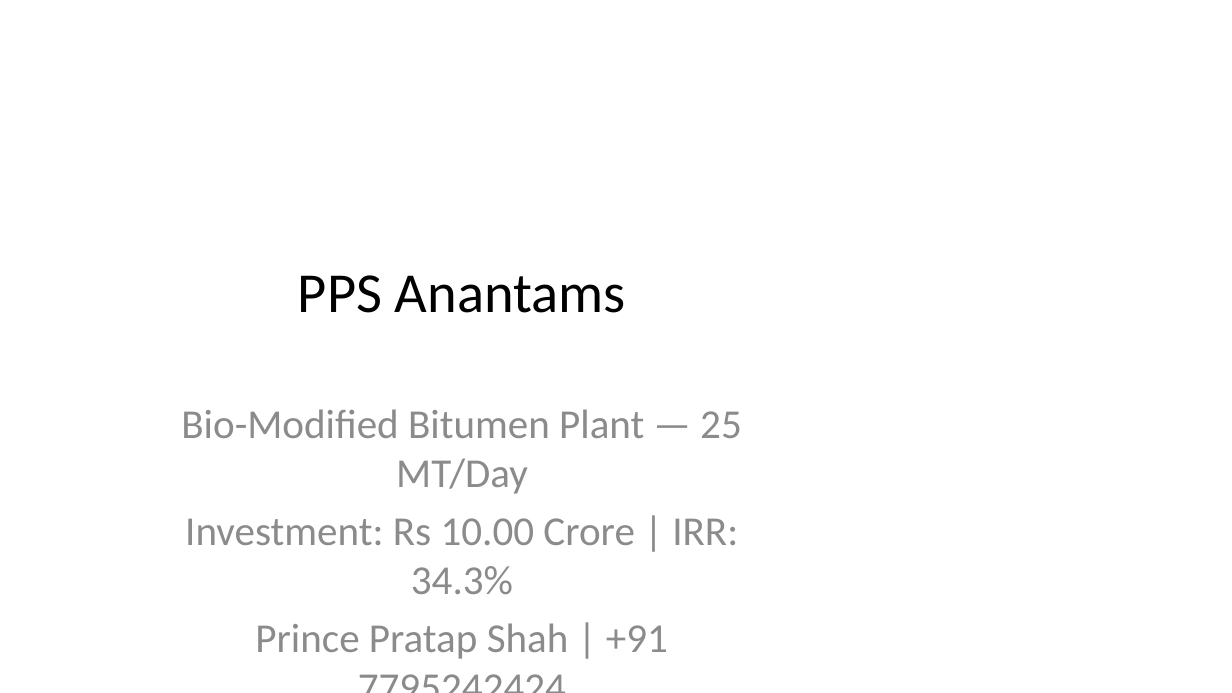
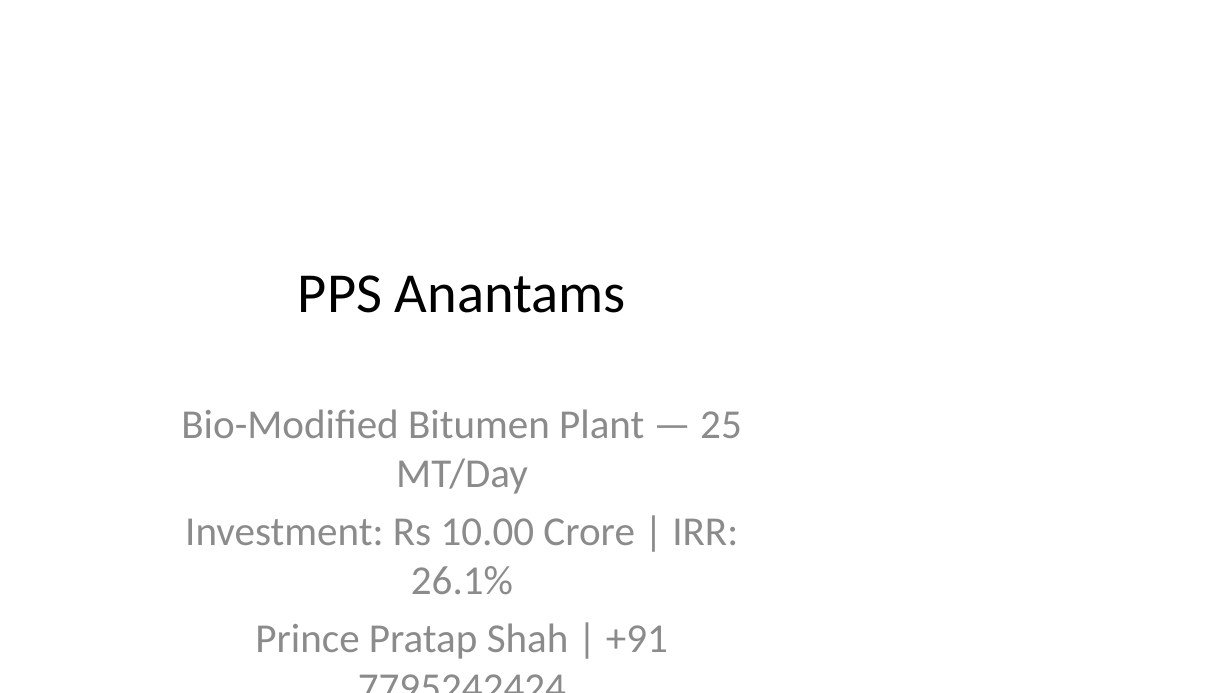
Before and after one commit to pacpltradingdesk-dotcom/bio-bitumen-consultant-portal, a slide deck: slide 1 of data/auto_synced/Investor_Pitch_25MT_Uttar_Pradesh.pptx. Drawn at 1232x693 pixels with LibreOffice and Linux fonts; fonts in the diff are those of the drawing. Boxes give left, top, right and bottom in pixels: in the first picture for what was removed or moved away, otherwise in the second. Text is boxed around its words. In the diff, an @@ line names an element or a change of style, - is before the commit and + after.

```diff
--- a/data/auto_synced/Investor_Pitch_25MT_Uttar_Pradesh.pptx
+++ b/data/auto_synced/Investor_Pitch_25MT_Uttar_Pradesh.pptx
@@ subtitle at bbox=[185, 518, 738, 594]: text changed @@
-Investment: Rs 10.00 Crore | IRR: 34.3%
+Investment: Rs 10.00 Crore | IRR: 26.1%
```
Also in this commit, not shown: 3 other slides changed, 56 other files.
